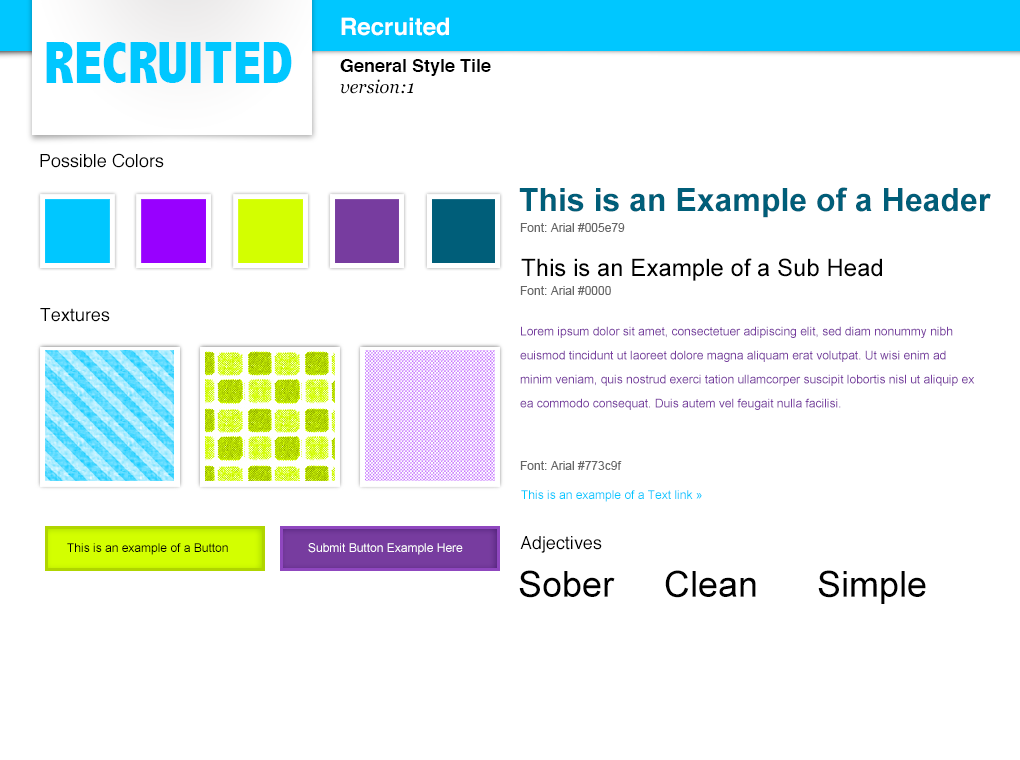
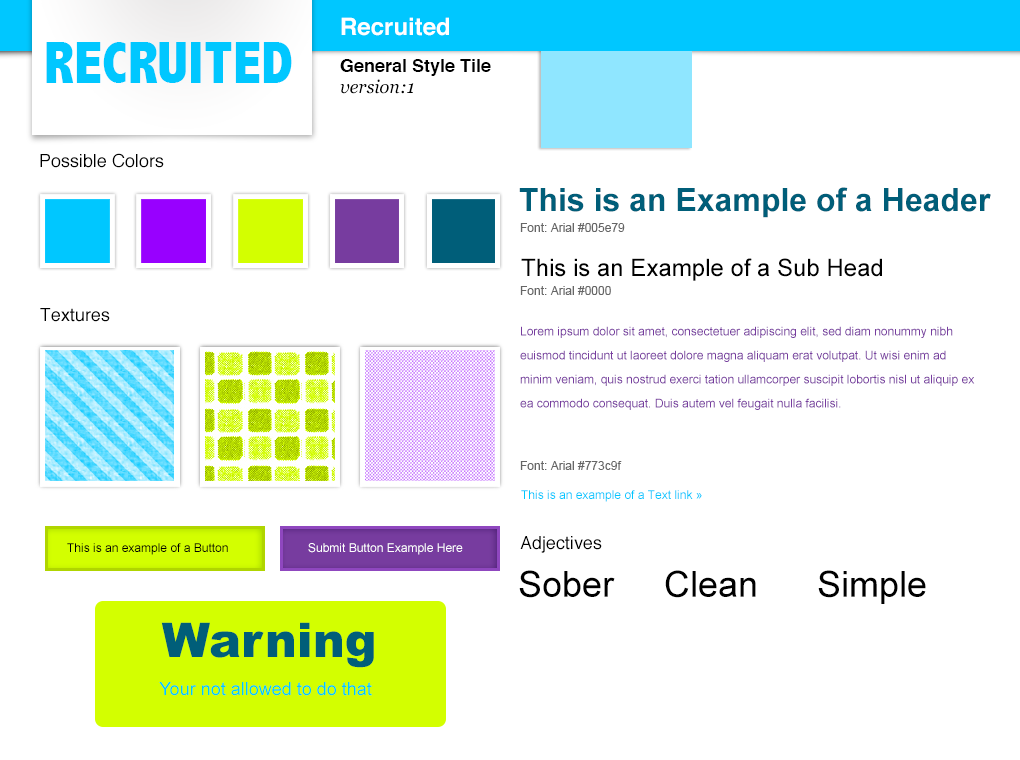
Layer changes from the first w=1020, h=760 image to the second:
added group "Warning" (1st of 2) with 3 layers above "Header" over [left=95, top=601, right=446, bottom=727]
added layer "Your not allowed to do that" in group "Warning" over [left=159, top=682, right=372, bottom=696]
added layer "Warning" (2nd of 2, in "Warning") in group "Warning" over [left=161, top=622, right=374, bottom=668]
added layer "Rounded Rectangle 1" in group "Warning" over [left=95, top=601, right=446, bottom=727]
added layer "Rectangle 1" in group "Header" over [left=541, top=51, right=692, bottom=148]
added layer "Link" (2nd of 2, in "Header") in group "Header" over [left=555, top=60, right=597, bottom=78]
